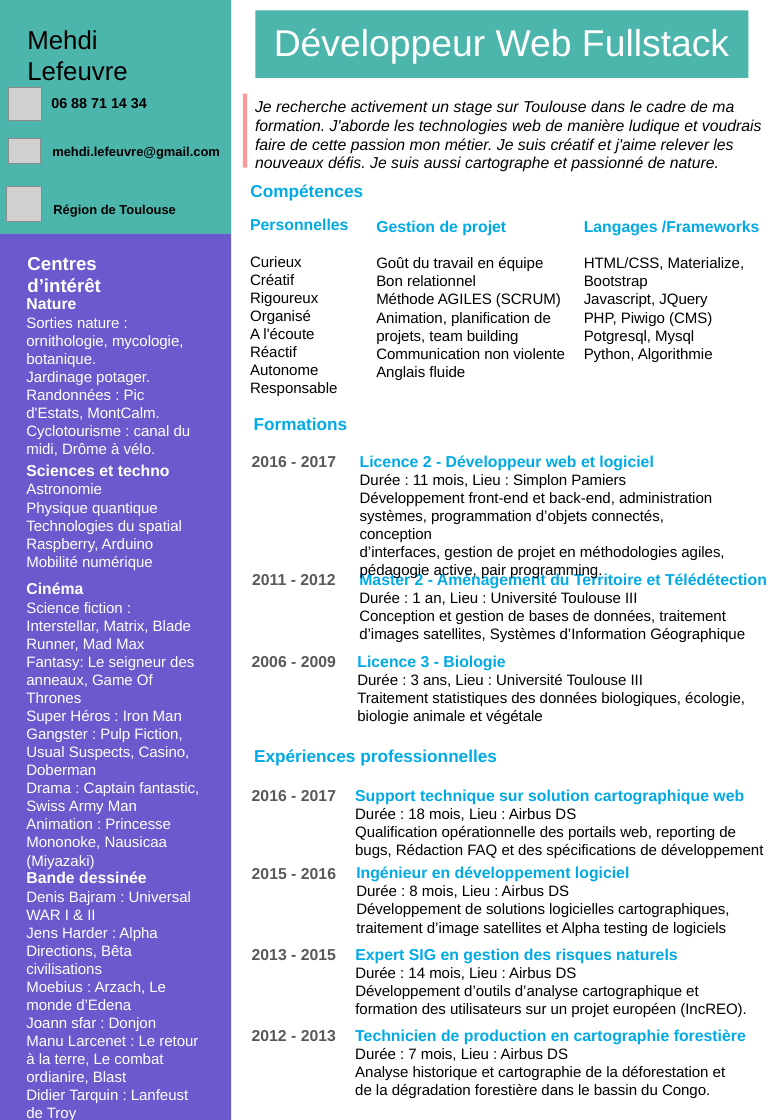
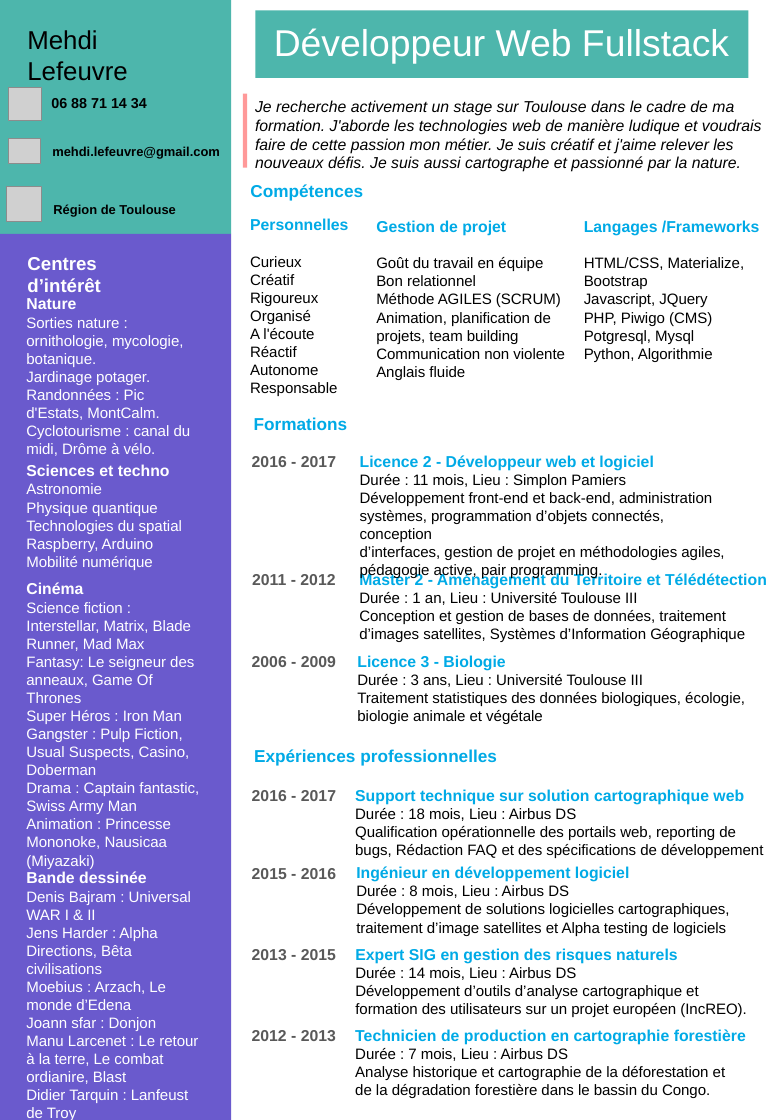
Before and after one commit to Sh3nr0n/CV_RWD_ML, a slide deck: slide 1 of doc/Mehdi_LEFEUVRE.odp. Drawn at 775x1120 pixels with LibreOffice and Linux fonts; fonts in the diff are those of the drawing; grey boxes stand for pictures; background and template pictures are left out. Boxes give left, top, right and bottom in pixels: in the first picture for what was removed or moved away, otherwise in the second. Text is boxed around its words. In the diff, an @@ line names an element or a change of style, - is before the commit and + after.

```diff
--- a/doc/Mehdi_LEFEUVRE.odp
+++ b/doc/Mehdi_LEFEUVRE.odp
@@ text at (255,156,741,172): text changed @@
-nouveaux défis. Je suis aussi cartographe et passionné de nature.
+nouveaux défis. Je suis aussi cartographe et passionné par la nature.
```
Also in this commit, not shown: 3 other files.
